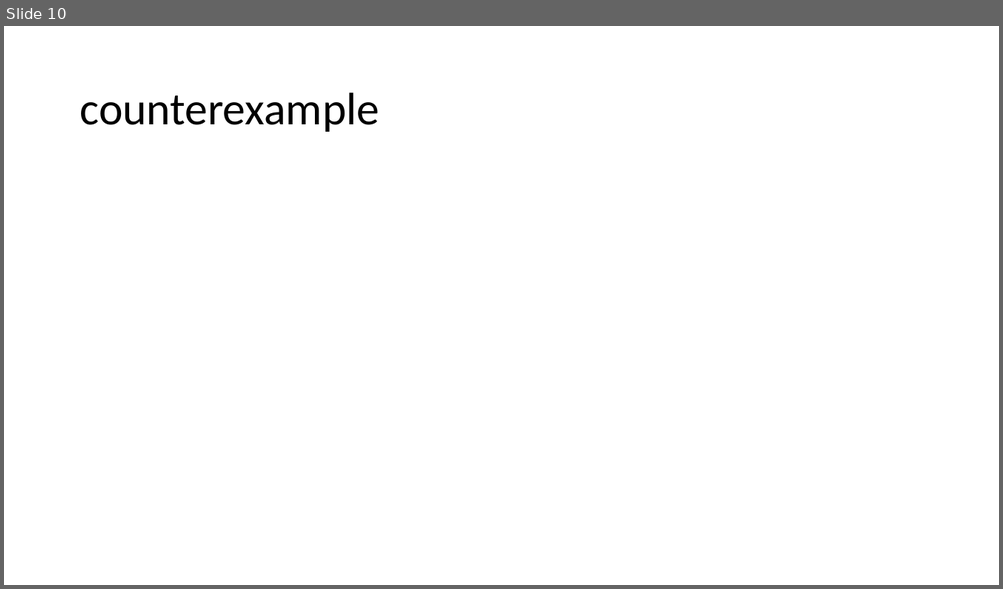
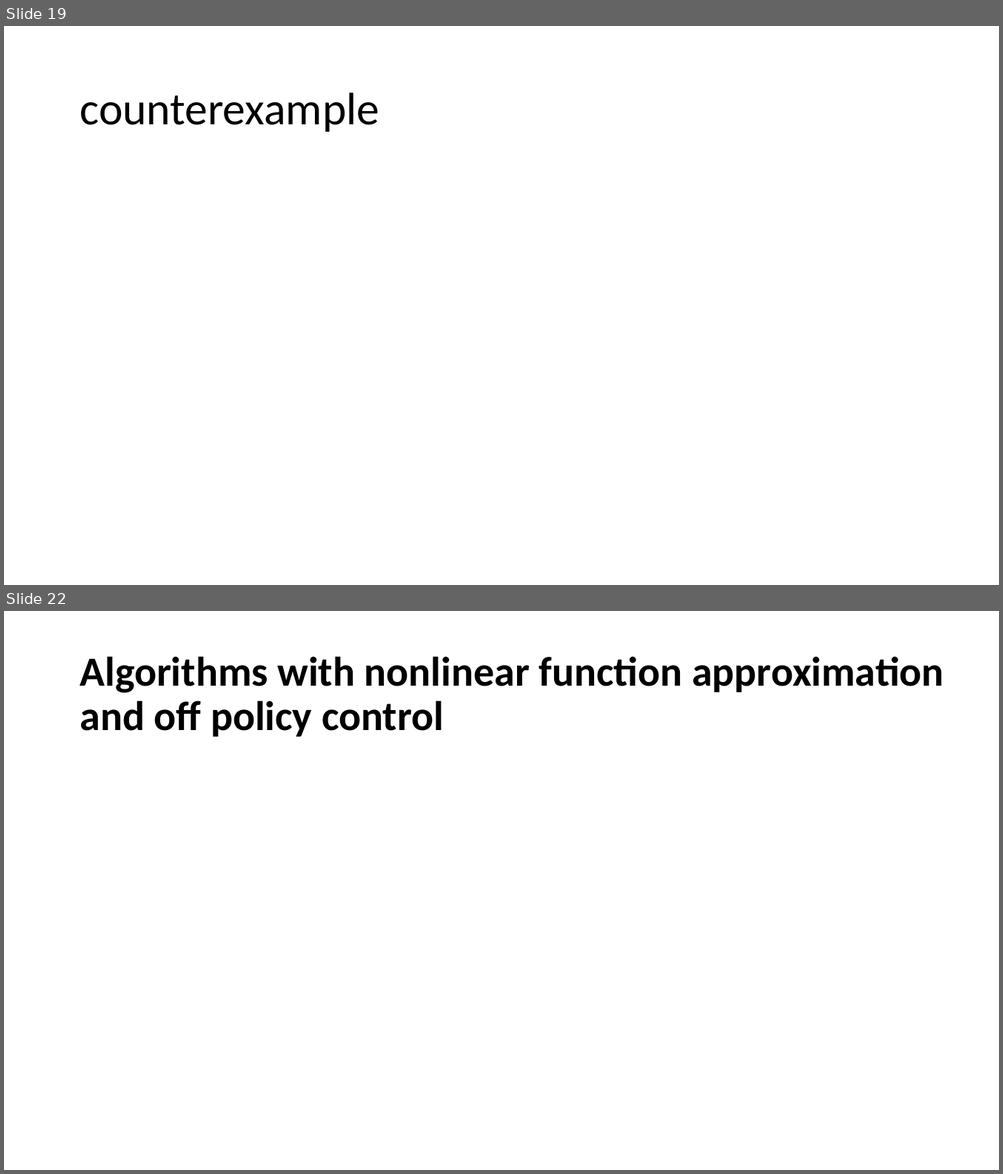
Before and after one commit to xfdywy/RL, a slide deck: some slide/rl theory.pptx. Shown one above the other, each under a label of ours: slide 10 before the commit, slides 19 and 22 after it; the slides between them are not shown. The pictures are 1003x589 and 1003x1174 pixels, drawn with LibreOffice and Linux fonts; fonts in the diff are those of the drawing; grey boxes stand for pictures. Boxes give left, top, right and bottom in pixels: in the first picture for what was removed or moved away, otherwise in the second. Text is boxed around its words. In the diff, an @@ line names an element or a change of style, - is before the commit and + after.

```diff
--- a/some slide/rl theory.pptx
+++ b/some slide/rl theory.pptx
@@ slide 22 added at (4,611,999,1170), background #FFFFFF @@
@@ title added at (79,656,944,737), 40 pt, text #000000, bold @@
+Algorithms with nonlinear function approximation and off policy control
@@ what was slide 10 is now slide 19 @@
```
Also in this commit, not shown: 5 slides changed, 4 other slides added, 1 slide removed, 1 other file.
